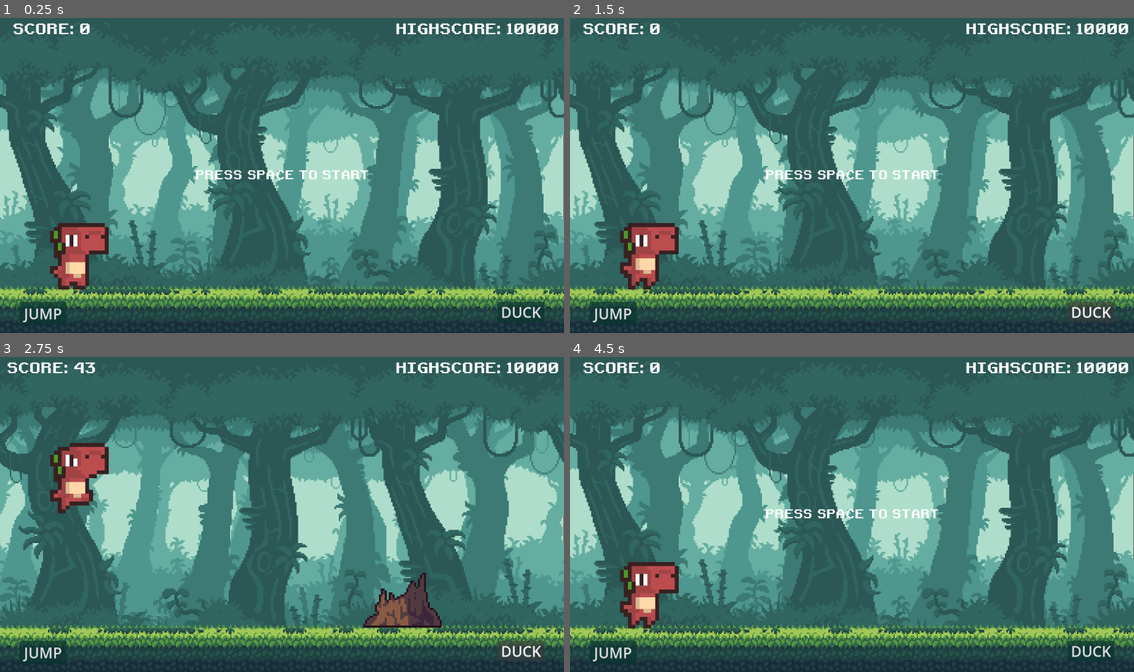
Above: before the commit, frames 1-4 (two rows, left to right).
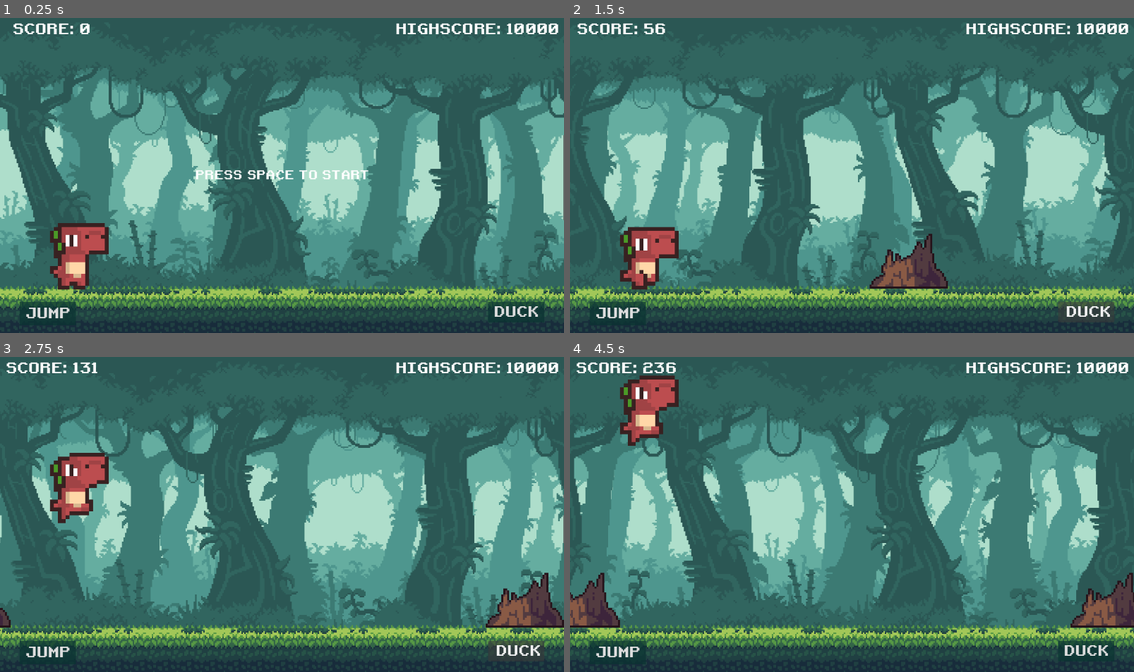
Above: after the commit, the same moments.

Repository: sandy-5000/DinoRun
Game: Godot game, scene res://scenes/main.tscn
The game is run twice, just before and just after one commit, with the same random seed, the same clock (stepped at 60 frames per second) and the same inputs.
Inputs (mouse positions are in pixels of both pictures, inside the frame that each line leads up to):
- Up to frame 1 (0.25 s): no input
- Up to frame 2 (1.5 s): click "JUMP" at 0.5 s; click "DUCK" at 1.25 s
- Up to frame 3 (2.75 s): tap Space at 2 s; hold Space from 2.03 s (still down); tap Enter (ui_accept) at 2.27, 2.3, 2.57 s
- Up to frame 4 (4.5 s): release Space at 2.78 s; tap Enter (ui_accept) at 2.85, 3.02, 3.32, 3.8 s; tap Space at 3.05 s; hold Down 3.53-4.25 s; hold Space 3.53-4.25 s; click (852, 514) at 4.25 s, where only the run before the commit has a clickable "PLAY AGAIN"

The runs differ from the first frame. In frame 1, 0.5% of the frame differs, in the area x 4-96%, y 90-97%; in frame 2, 49%; in frame 3, 45%; in frame 4, 55%, in the area x 0-100%, y 1-97%.

Commit message:
added buttons

Diff:
--- a/scenes/controls.tscn
+++ b/scenes/controls.tscn
@@ -1,6 +1,7 @@
-[gd_scene load_steps=7 format=3 uid="uid://cdwcm386bi31o"]
+[gd_scene load_steps=8 format=3 uid="uid://cdwcm386bi31o"]
 
 [ext_resource type="Script" path="res://scripts/controls/jump.gd" id="1_7ll7s"]
+[ext_resource type="FontFile" uid="uid://s15272omc2m3" path="res://assets/fonts/retro.ttf" id="1_ug1rf"]
 [ext_resource type="Script" path="res://scripts/controls/duck.gd" id="2_87jky"]
 
 [sub_resource type="StyleBoxFlat" id="StyleBoxFlat_vihg4"]
@@ -27,10 +28,11 @@
 offset_bottom = -16.0
 grow_vertical = 0
 focus_mode = 0
+theme_override_fonts/font = ExtResource("1_ug1rf")
 theme_override_font_sizes/font_size = 30
 theme_override_styles/normal = SubResource("StyleBoxFlat_vihg4")
 theme_override_styles/pressed = SubResource("StyleBoxFlat_lngl0")
-text = "JUMP"
+text = " JUMP "
 script = ExtResource("1_7ll7s")
 
 [node name="Duck" type="Button" parent="."]
@@ -46,8 +48,9 @@
 grow_horizontal = 0
 grow_vertical = 0
 focus_mode = 0
+theme_override_fonts/font = ExtResource("1_ug1rf")
 theme_override_font_sizes/font_size = 30
 theme_override_styles/normal = SubResource("StyleBoxFlat_15bkn")
 theme_override_styles/pressed = SubResource("StyleBoxFlat_lp13b")
-text = "DUCK"
+text = " DUCK "
 script = ExtResource("2_87jky")
--- a/scripts/main.gd
+++ b/scripts/main.gd
@@ -31,6 +31,7 @@
 	screen_size = get_window().size
 	ground_height = $Ground.get_node('Image').texture.get_height()
 	$GameOver.get_node("Button").pressed.connect(new_game)
+	$Controls.get_node("Jump").pressed.connect(start_game)
 	new_game()
 
 func new_game():
@@ -101,12 +102,15 @@
 	if body.name == "Dino":
 		game_over()
 
+func start_game():
+	game_running = true
+	$HUD.get_node("StartLabel").hide()
+
 # Called every frame. 'delta' is the elapsed time since the previous frame.
 func _process(delta):
 	if not game_running:
-		if Input.is_action_pressed("ui_accept"):
-			game_running = true
-			$HUD.get_node("StartLabel").hide()
+		if Input.is_key_pressed(KEY_SPACE):
+			start_game()
 		return
 	speed = START_SPEED + score / SPEED_MODIFIER
 	if speed > MAX_SPEED:
Binary file added: assets/icon.png
Not shown, added: assets/icon.png.import
Not shown, changed: export_presets.cfg
Not shown, changed: builds/DinoRun.exe
